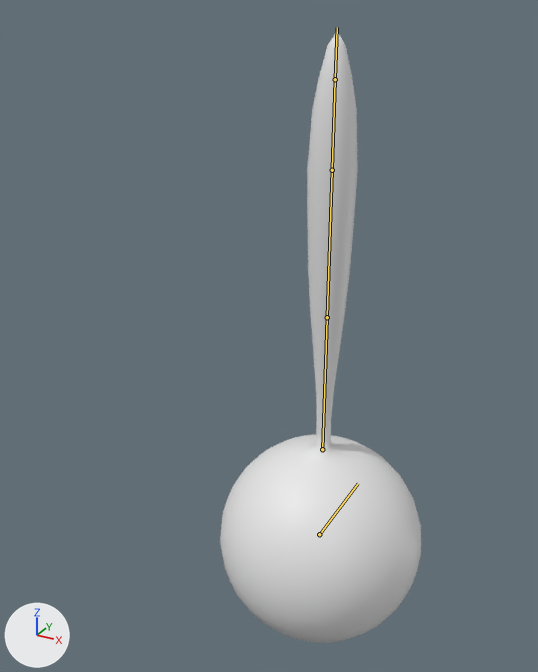
Renders of the Blender file 03/03-07-Overlap.blend from each side of a commit.
Rendered twice from a camera (50 mm lens) standing at (2.47, -0.06, 4.83) and looking at (-0.15, 4.71, 2.45). Lighting does not change. The marker at lower left points along +X, +Y and +Z. The older version comes first. Both versions are drawn at frame 10 of the action '03-overlap-exercise'; the numbers are the values there. The bones that bend it are drawn over the model as lines.

Objects in the first picture: 'ball-tail'.
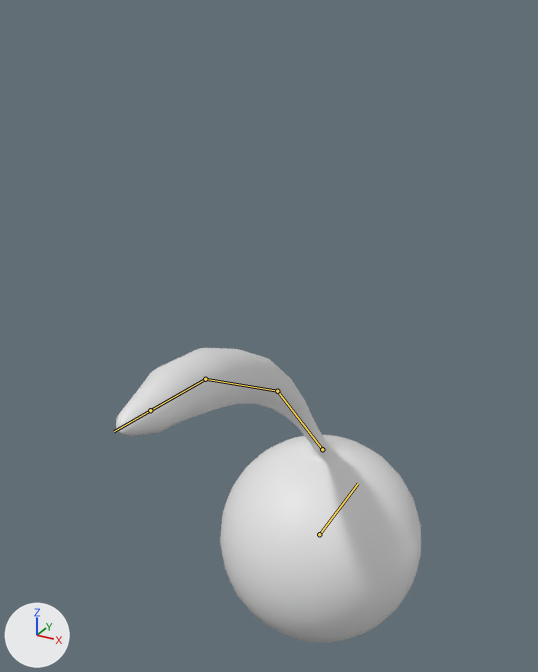
What the commit changed:
Bone 'tail01' (bone_tail01) turns from (0, 0, 0) to (41, 8, 8) degrees about its own x, y and z.
Bone 'tail02' (bone_tail02) turns from (0, 0, 0) to (21, 0, 0) degrees about its own x, y and z.
Bone 'tail03' (bone_tail03) turns from (0, 0, 0) to (19, 0, 0) degrees about its own x, y and z.

Pixel boxes (x1, y1, x2, y2) of what changed, in the pictures (538 x 672 px):
'ball-tail', posed (51% wider, 52% shorter)
    before: (220, 31, 421, 643)
    after: (116, 348, 421, 643)
bone 'tail01', root to tip
    before: (322, 449) to (327, 317)
    after: (322, 449) to (277, 391)
bone 'tail02', root to tip
    before: (327, 317) to (332, 170)
    after: (277, 391) to (205, 379)
bone 'tail03', root to tip
    before: (332, 170) to (335, 79)
    after: (205, 379) to (150, 410)
